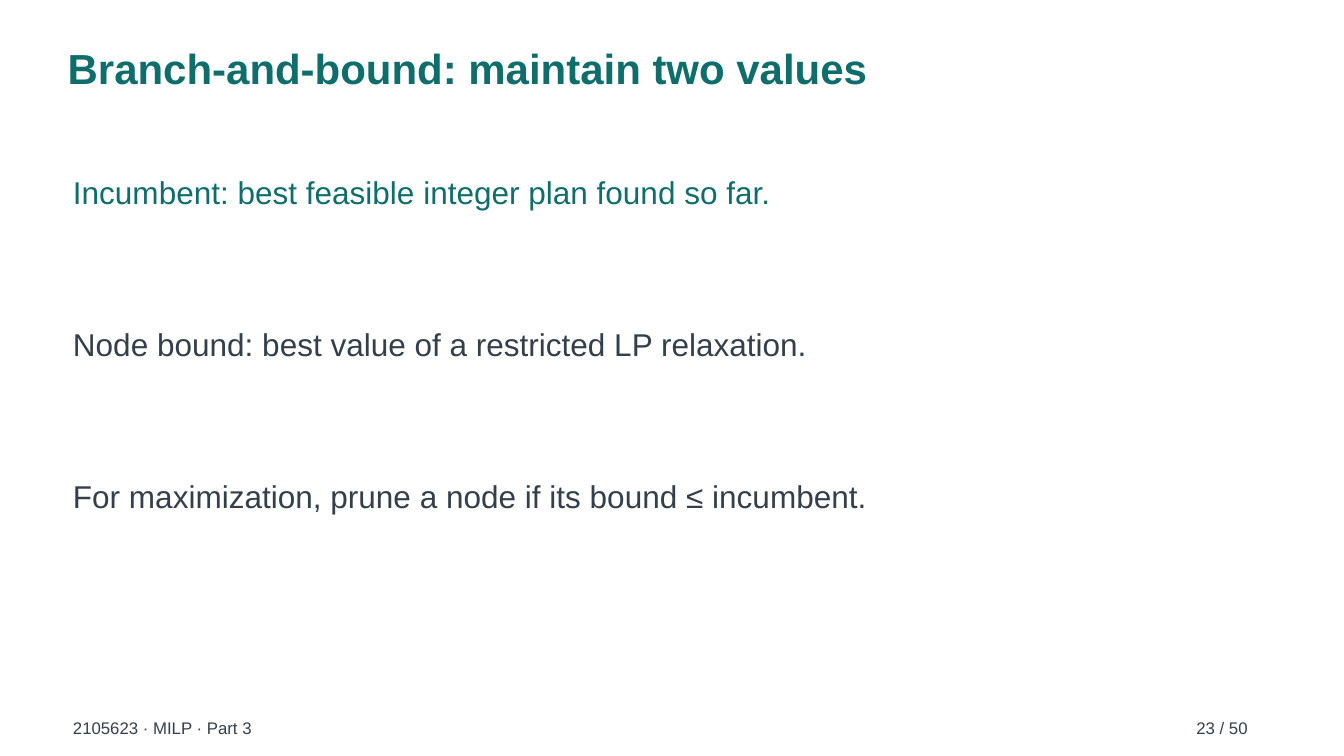
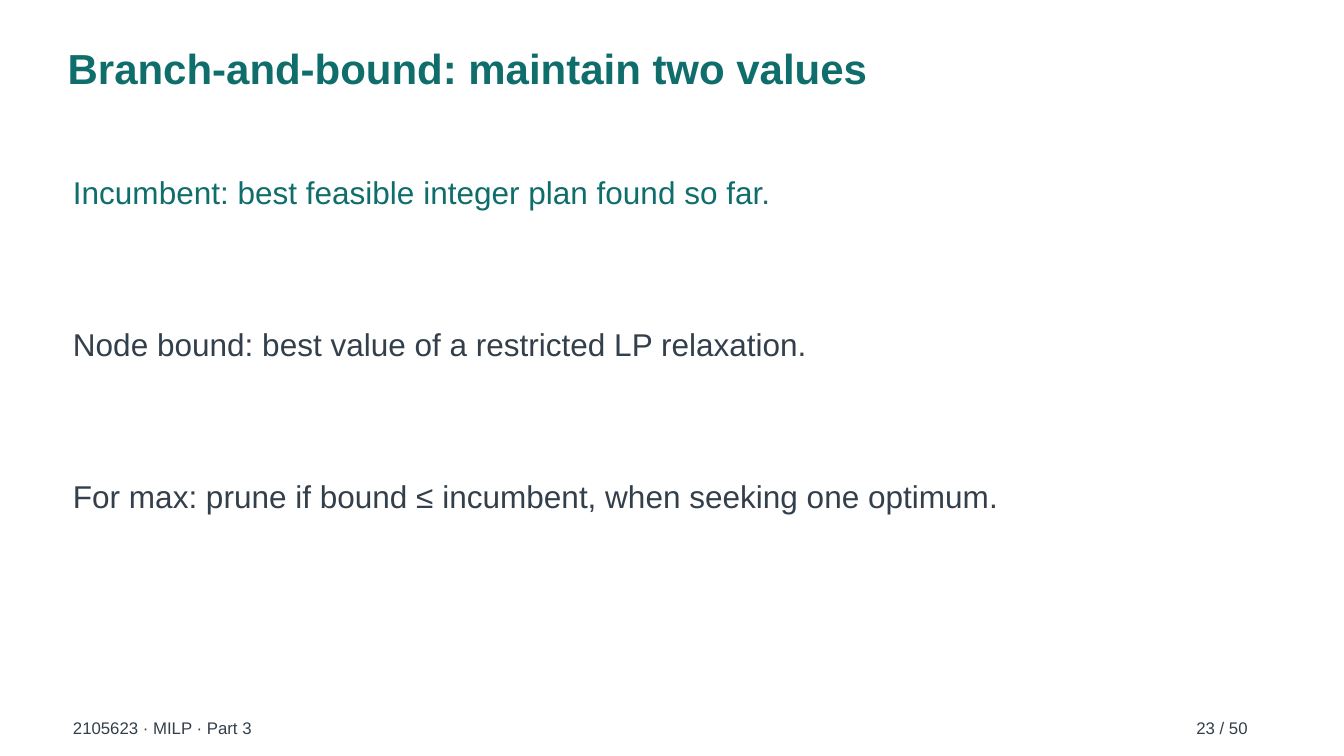
Before and after one commit to soorathep/Test, a slide deck: slide 23 of teaching/2105623/milp/MILP-narrated.pptx. Drawn at 1344x756 pixels with LibreOffice and Linux fonts; fonts in the diff are those of the drawing; background and template pictures are left out. Boxes give left, top, right and bottom in pixels: in the first picture for what was removed or moved away, otherwise in the second. Text is boxed around its words. In the diff, an @@ line names an element or a change of style, - is before the commit and + after.

```diff
--- a/teaching/2105623/milp/MILP-narrated.pptx
+++ b/teaching/2105623/milp/MILP-narrated.pptx
@@ text at box(73, 485, 998, 514): text changed @@
-For maximization, prune a node if its bound ≤ incumbent.
+For max: prune if bound ≤ incumbent, when seeking one optimum.
```
Also in this commit, not shown: 4 other slides changed, 39 other files.
